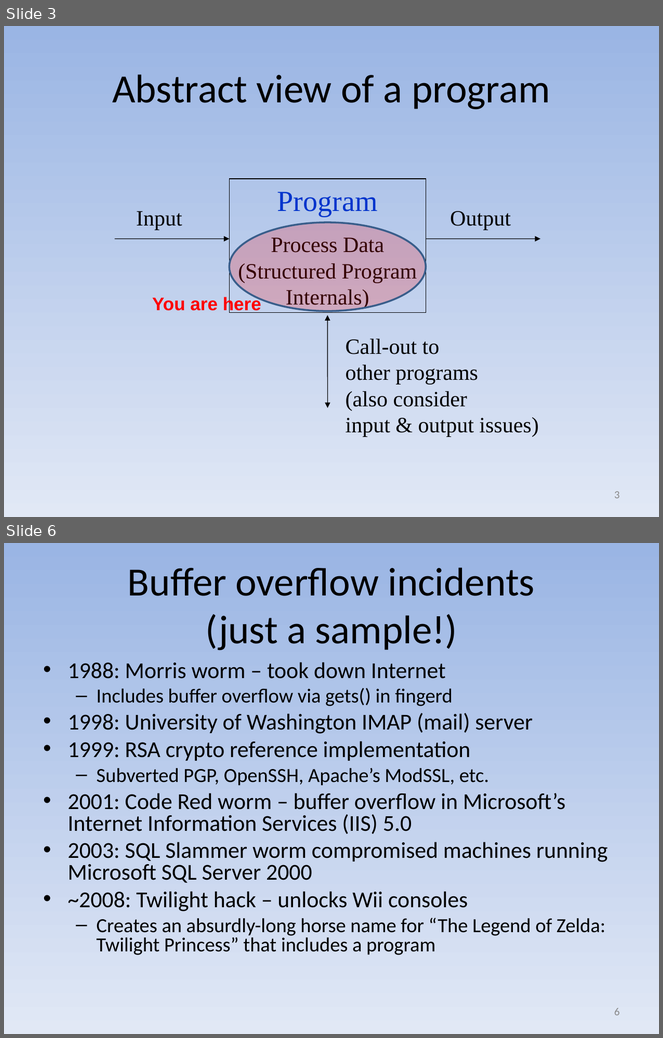
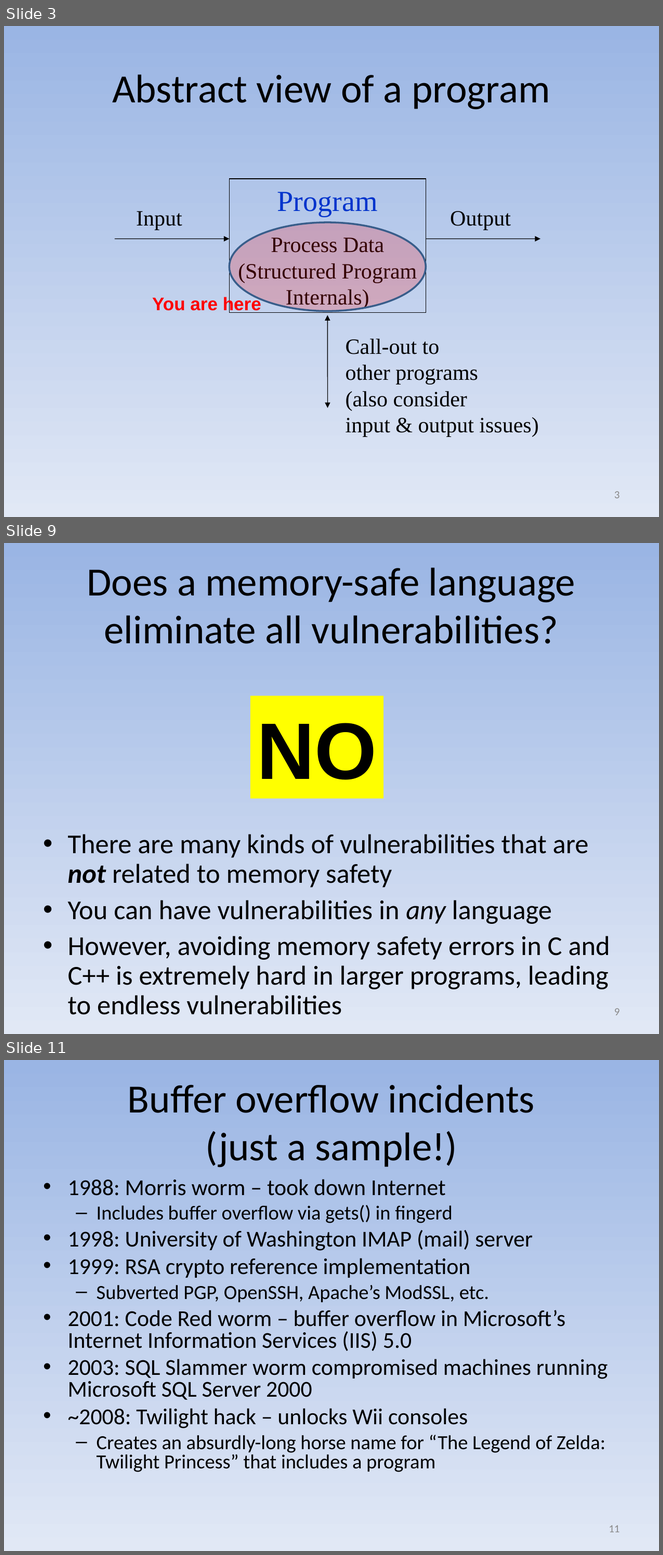
Before and after one commit to david-a-wheeler/david-a-wheeler.github.io, a slide deck: secure-class/presentations/Secure-Software-3-Buffer-Overflow.ppt. Shown one above the other, each under a label of ours: slides 3 and 6 before the commit, slides 3, 9 and 11 after it; the slides between them are not shown. The pictures are 663x1038 and 663x1555 pixels, drawn with LibreOffice and Linux fonts; fonts in the diff are those of the drawing. Boxes give left, top, right and bottom in pixels: in the first picture for what was removed or moved away, otherwise in the second. Text is boxed around its words. In the diff, an @@ line names an element or a change of style, - is before the commit and + after.

```diff
--- a/secure-class/presentations/Secure-Software-3-Buffer-Overflow.ppt
+++ b/secure-class/presentations/Secure-Software-3-Buffer-Overflow.ppt
@@ slide 9 added at box(4, 543, 659, 1034), background gradient #9AB5E4 to #E1E8F5 @@
@@ title added at box(87, 567, 575, 644), 44 pt, text #000000 @@
+Does a memory-safe language eliminate all vulnerabilities?
@@ rectangle added at box(250, 696, 384, 798), fill #FFFF00, 88 pt, text #000000, bold @@
+NO
@@ text added at box(68, 834, 610, 1015), 30 pt, text #000000 @@
+• There are many kinds of vulnerabilities that are not related to memory safety
+• You can have vulnerabilities in any language
+• However, avoiding memory safety errors in C and C++ is extremely hard in larger programs, leading to endless vulnerabilities
@@ page number added at box(614, 1008, 620, 1016), 12 pt, text #898989 @@
+9
@@ what was slide 6 is now slide 11 @@
@@ page number at box(609, 1525, 620, 1533): text changed @@
-6
+11
```
Also in this commit, not shown: 7 slides changed, 5 other slides added, 1 other file.
